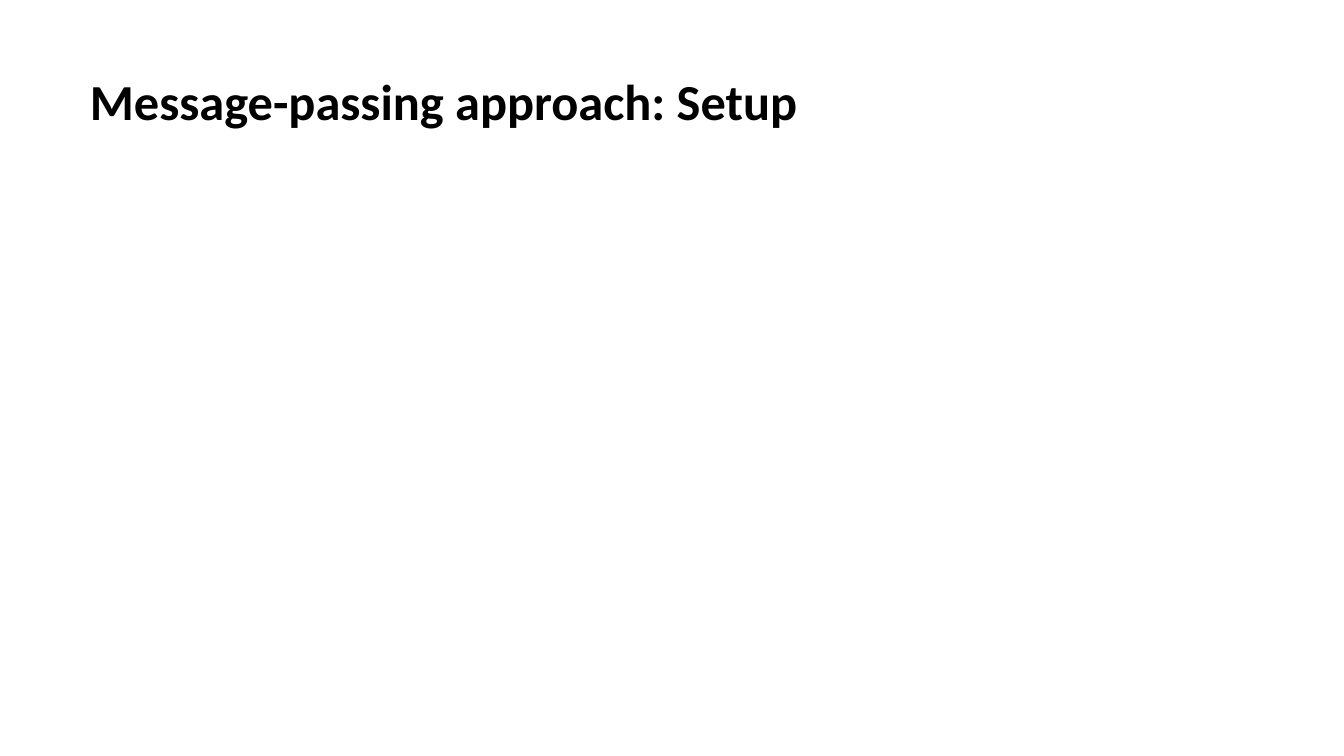
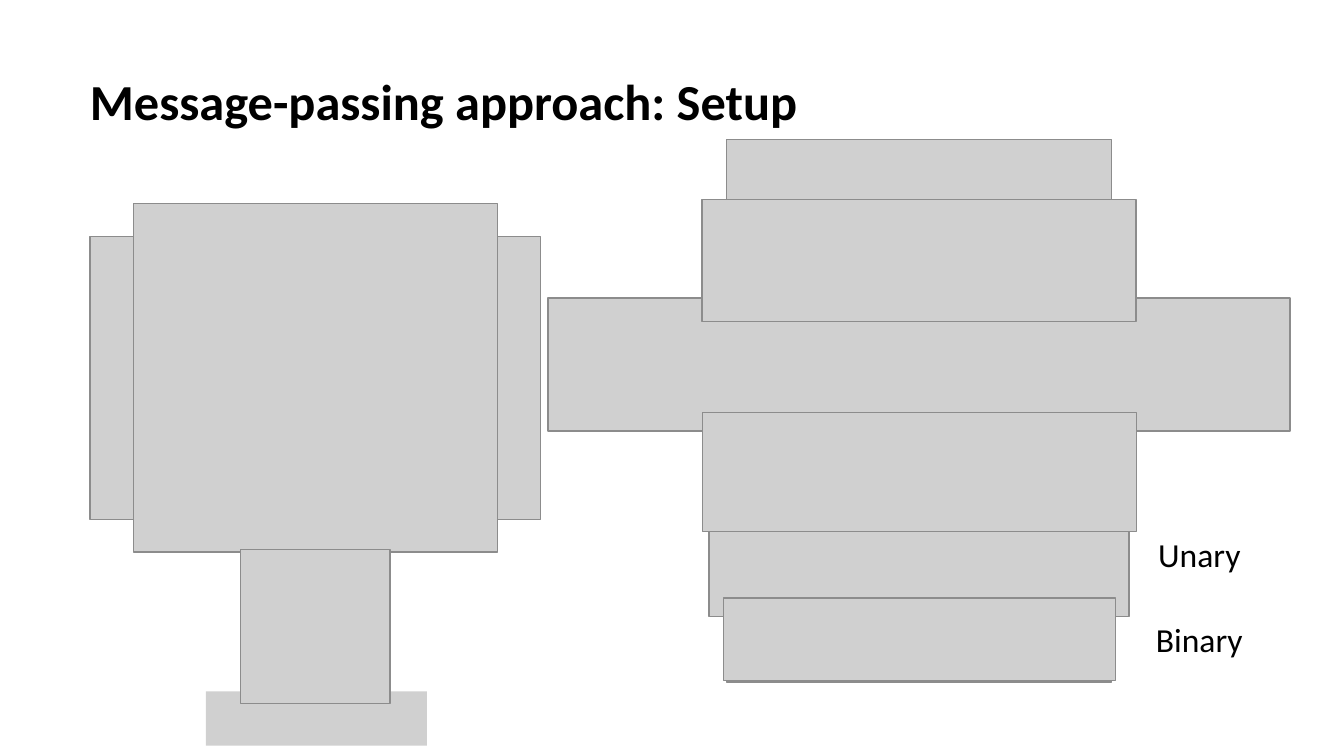
Before and after one commit to biaslab/ProbNum2026-Tutorial, a slide deck: slide 22 of slides/BIASlab-ProbNum2026.pptx (slide 20 before the commit). Drawn at 1344x756 pixels with LibreOffice and Linux fonts; fonts in the diff are those of the drawing; grey boxes stand for pictures; background and template pictures are left out. Boxes give left, top, right and bottom in pixels: in the first picture for what was removed or moved away, otherwise in the second. Text is boxed around its words. In the diff, an @@ line names an element or a change of style, - is before the commit and + after.

```diff
--- a/slides/BIASlab-ProbNum2026.pptx
+++ b/slides/BIASlab-ProbNum2026.pptx
@@ picture added at (726, 140, 1111, 681) @@
@@ picture added at (133, 204, 497, 552) @@
@@ picture added at (702, 199, 1136, 321) @@
@@ picture added at (90, 237, 540, 519) @@
@@ picture added at (548, 298, 1290, 431) @@
@@ picture added at (703, 413, 1137, 532) @@
@@ picture added at (710, 493, 1129, 617) @@
@@ picture added at (241, 550, 391, 704) @@
@@ text added at (1158, 545, 1240, 573), 18 pt, text #000000 @@
+Unary
@@ picture added at (723, 598, 1116, 680) @@
@@ text added at (1156, 629, 1243, 658), 18 pt, text #000000 @@
+Binary
@@ picture added at (206, 692, 427, 746) @@
```
Also in this commit, not shown: 14 other slides changed, 22 slides added, 9 slides removed, 19 other files.
